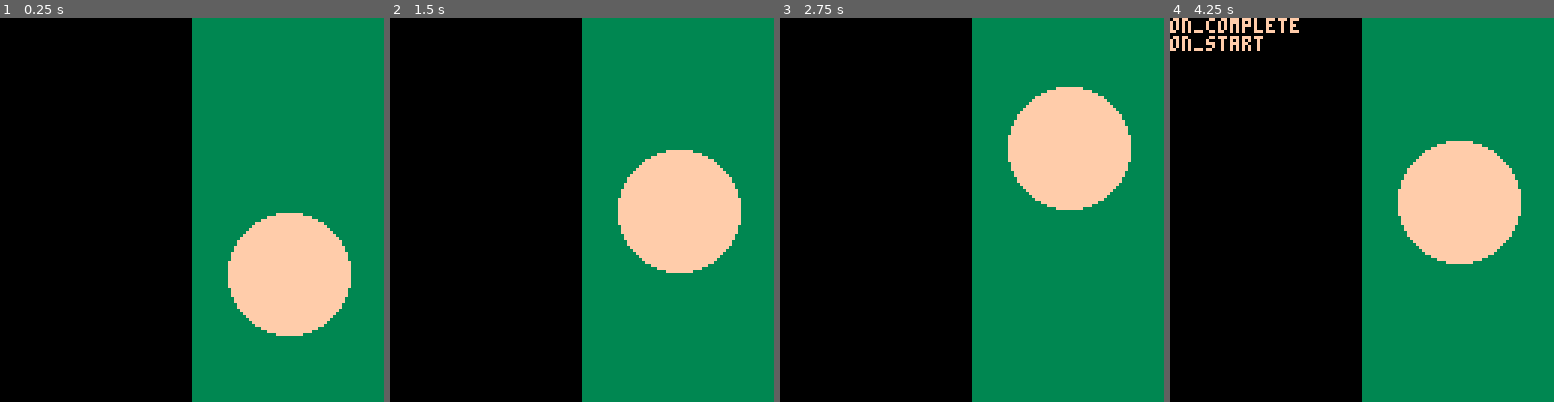
Above: before the commit, frames 1-4 (left to right).
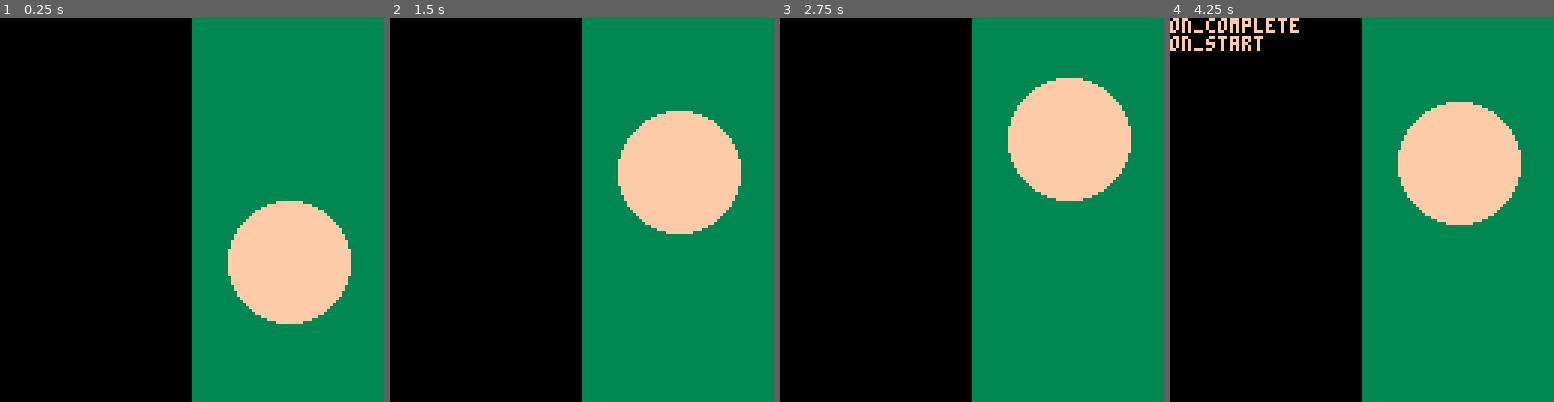
Above: after the commit, the same moments.

Repository: unstoppablecarl/pico-8-snippets
Game: PICO-8 cartridge src/tween.p8
Two runs of this game, one before a commit and one after it. Both use one fixed random seed, a clock stepped at 60 frames per second and the inputs below.
Inputs:
- Up to frame 1 (0.25 s): no input
- Up to frame 2 (1.5 s): no input
- Up to frame 3 (2.75 s): no input
- Up to frame 4 (4.25 s): no input

The runs differ from the first frame. In frame 1, 2.0% of the frame differs, in the area x 59-92%, y 47-83%; in frame 2, 6.4%, in the area x 59-92%, y 24-67%; in frame 3, 1.5%; in frame 4, 6.4%.

Commit message:
added easing

Diff:
--- a/src/tween.p8
+++ b/src/tween.p8
@@ -1,6 +1,14 @@
 pico-8 cartridge // http://www.pico-8.com
 version 16
 __lua__
+
+function quad_in(v)
+ return v * v
+end
+
+function quad_out(v)
+ return v * (2 - v)
+end
 
 timers = {}
 
